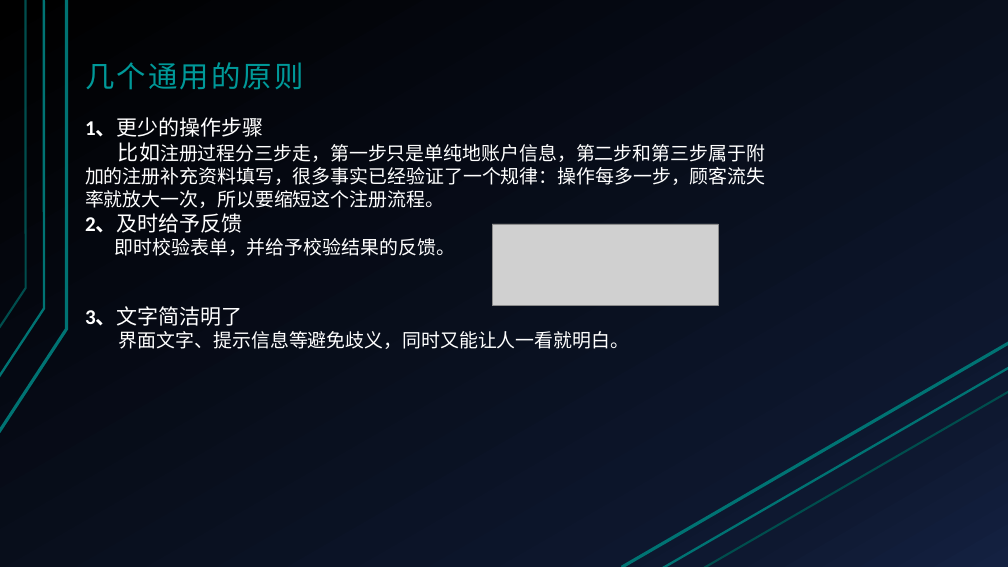
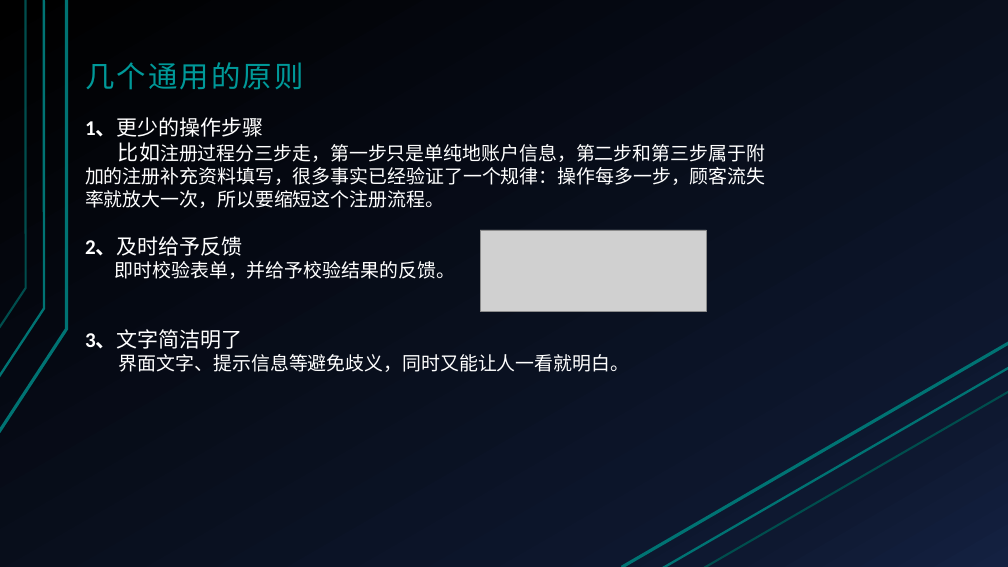
Before and after one commit to KINNNNNNG/G13, a slide deck: slide 6 of PPT/UML翻转课堂PPT/PRD-2016-G13-UML基础Ⅱ-界面原型-1.0.pptx. Drawn at 1008x567 pixels with LibreOffice and Linux fonts; fonts in the diff are those of the drawing; grey boxes stand for pictures. Boxes give left, top, right and bottom in pixels: in the first picture for what was removed or moved away, otherwise in the second. Text is boxed around its words. In the diff, an @@ line names an element or a change of style, - is before the commit and + after.

```diff
--- a/PPT/UML翻转课堂PPT/PRD-2016-G13-UML基础Ⅱ-界面原型-1.0.pptx
+++ b/PPT/UML翻转课堂PPT/PRD-2016-G13-UML基础Ⅱ-界面原型-1.0.pptx
@@ text "1、更少的操作步骤" rewrapped from bbox=[85, 118, 766, 349] to bbox=[85, 118, 766, 372] @@
@@ picture: place and size @@
-picture at bbox=[492, 224, 718, 306]
+picture at bbox=[480, 230, 706, 312]
```
Also in this commit, not shown: 6 other slides changed, 1 slide added.
